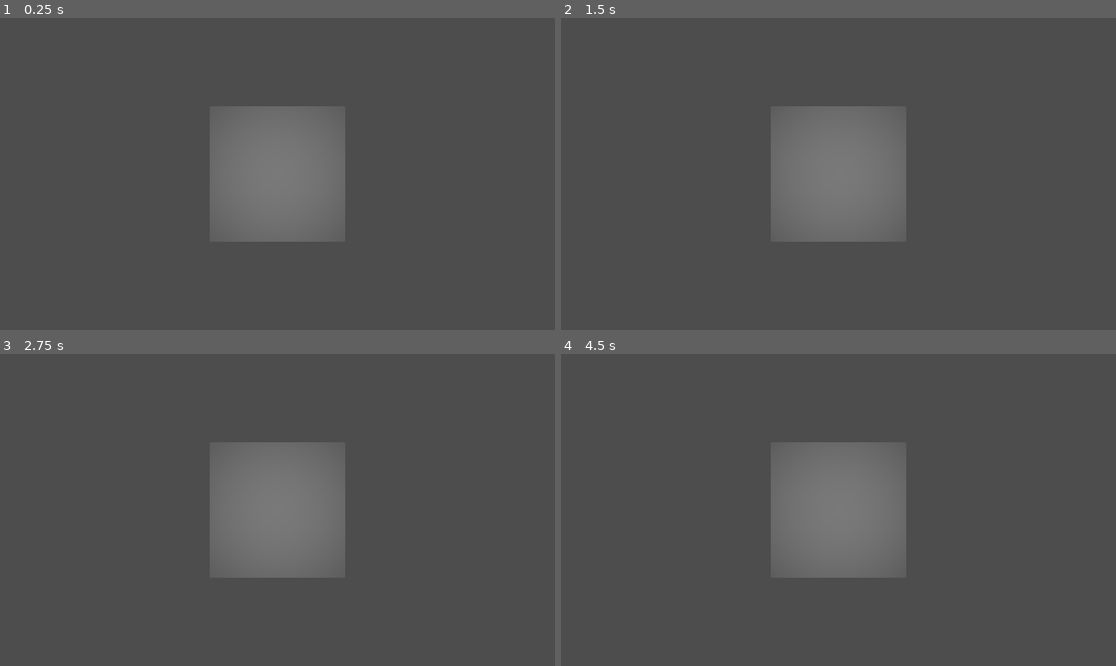
Above: before the commit, frames 1-4 (two rows, left to right).
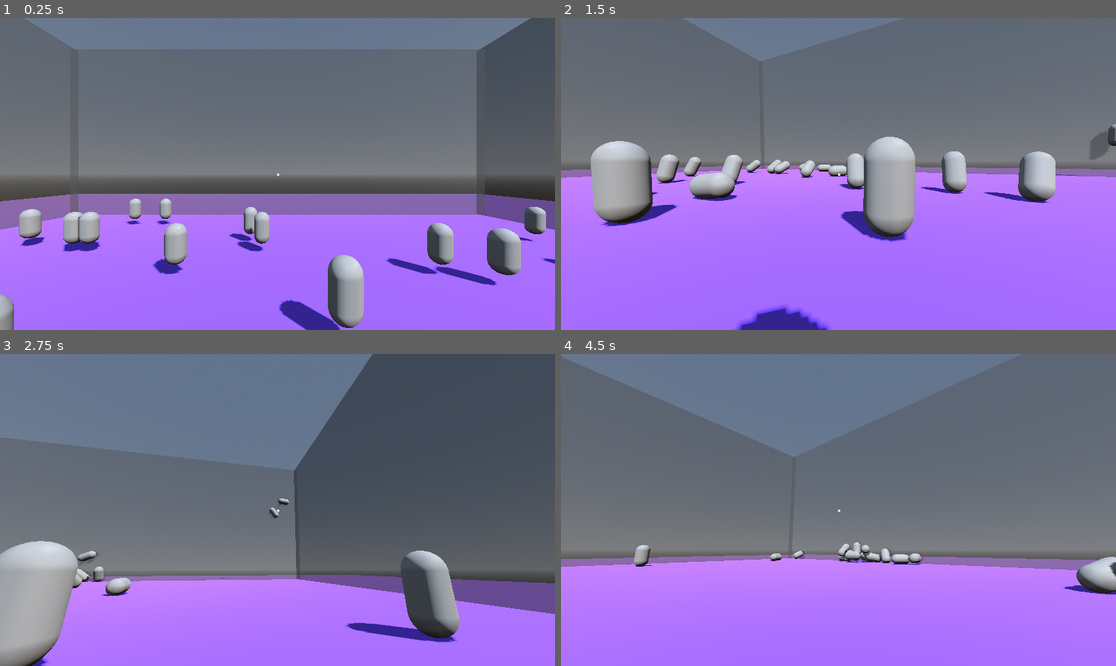
Above: after the commit, the same moments.

Repository: dchaffey/vsi-project
Game: Godot game, scene res://scenes/node_3d.tscn
Two runs of this game, one before a commit and one after it. Both use one fixed random seed, a clock stepped at 60 frames per second and the inputs below.
Inputs (mouse positions are in pixels of both pictures, inside the frame that each line leads up to):
- Up to frame 1 (0.25 s): no input
- Up to frame 2 (1.5 s): tap Enter at 0.5 s; move the mouse to (960, 158) at 0.52 s; hold D 0.53-1.28 s; tap Q at 0.6 s; tap Space at 0.77, 1.07 s; tap E at 0.8, 1.35 s; move the mouse to (727, 189) at 1.27 s; hold S from 1.28 s (still down)
- Up to frame 3 (2.75 s): tap Space at 1.52, 1.55, 1.82, 2.1 s; move the mouse to (333, 441) at 2.02 s; release S at 2.03 s; hold D from 2.03 s (still down); tap Q at 2.3 s
- Up to frame 4 (4.5 s): move the mouse to (810, 572) at 2.77 s; release D at 2.78 s; hold W 2.78-3.53 s; tap Q at 2.85, 4.35 s; tap Space at 3.02, 3.32, 3.77, 3.8, 4.07 s; tap E at 3.05, 3.6 s; move the mouse to (1005, 556) at 3.52 s; hold A from 3.53 s (still down); tap Escape at 4.15 s; move the mouse to (672, 463) at 4.27 s

The runs differ from the first frame. In frame 1, 83% of the frame differs, in the area x 0-100%, y 0-100%; in frame 2, 95%; in frame 3, 67%; in frame 4, 91%.

Commit message:
explosion and pulling

Diff:
--- a/project.godot
+++ b/project.godot
@@ -17,7 +17,10 @@
 
 [physics]
 
+2d/run_on_separate_thread=true
+3d/run_on_separate_thread=true
 3d/physics_engine="Jolt Physics"
+common/physics_interpolation=true
 
 [rendering]
 
--- a/scenes/node_3d.tscn
+++ b/scenes/node_3d.tscn
@@ -1,12 +1,6 @@
 [gd_scene format=3 uid="uid://du1k37m3ib5po"]
 
-[ext_resource type="Script" uid="uid://dhjae1ixhtutf" path="res://scripts/player.gd" id="1_tyffc"]
+[ext_resource type="Script" uid="uid://copus4xchdm6f" path="res://scripts/world.gd" id="1_tyffc"]
 
 [node name="Node3D" type="Node3D" unique_id=1606255221]
 script = ExtResource("1_tyffc")
-
-[node name="Camera3D" type="Camera3D" parent="." unique_id=143634411]
-transform = Transform3D(1, 0, 0, 0, 1, 0, 0, 0, 1, 0, 0, 2)
-
-[node name="SpotLight3D" type="SpotLight3D" parent="Camera3D" unique_id=1671743334]
-transform = Transform3D(1, 0, 0, 0, 1, 0, 0, 0, 1, 0, 0, 0.1153301)
--- a/scripts/player.gd
+++ /dev/null
@@ -1,21 +0,0 @@
-extends Node3D
-
-func _ready() -> void:
-	spawn_cube()
-
-func spawn_cube() -> void:
-	# 1. Create the MeshInstance3D node
-	var cube = MeshInstance3D.new()
-
-	# 2. Create and assign a BoxMesh resource
-	var mesh = BoxMesh.new()
-	mesh.size = Vector3(1, 1, 1)
-	cube.mesh = mesh
-
-	# 3. Position the cube
-	cube.position = Vector3(0, 0, 0)
-
-	# 4. Add it as a child of the current node
-	add_child(cube)
-
-	print("Cube spawned at: ", cube.position)
--- /dev/null
+++ b/scripts/player_controller.gd
@@ -0,0 +1,179 @@
+extends CharacterBody3D
+
+var speed: float = 8.0
+var mouse_sensitivity: float = 0.002
+var jump_velocity: float = 6.0
+
+var explosion_force: float = 60.0
+var explosion_radius: float = 20.0
+
+const GRAVITY = 19.6
+
+var camera: Camera3D
+var _pending_explosion := false
+var _suck_timer := 0.0
+var _active_suck_area: Area3D = null
+
+func _ready() -> void:
+	Input.mouse_mode = Input.MOUSE_MODE_CAPTURED
+	await get_tree().process_frame
+	camera = get_node_or_null("Camera3D")
+
+func _input(event: InputEvent) -> void:
+	if event is InputEventMouseMotion:
+		rotate_y(-event.relative.x * mouse_sensitivity)
+		if camera:
+			camera.rotate_x(-event.relative.y * mouse_sensitivity)
+			camera.rotation.x = clamp(camera.rotation.x, -deg_to_rad(80), deg_to_rad(80))
+
+	if event is InputEventKey and event.pressed and not event.echo and event.keycode == KEY_SPACE:
+		if is_on_floor():
+			velocity.y = jump_velocity
+
+	if event is InputEventKey and event.pressed and not event.echo and event.keycode == KEY_Q:
+		_pending_explosion = true
+
+	if event is InputEventKey and event.pressed and not event.echo and event.keycode == KEY_E:
+		_start_suck()
+
+	if event is InputEventKey and event.pressed and event.keycode == KEY_ESCAPE:
+		if Input.mouse_mode == Input.MOUSE_MODE_CAPTURED:
+			Input.mouse_mode = Input.MOUSE_MODE_VISIBLE
+		else:
+			Input.mouse_mode = Input.MOUSE_MODE_CAPTURED
+
+func _physics_process(delta: float) -> void:
+	if not is_on_floor():
+		velocity.y -= GRAVITY * delta
+
+	var input_dir = Vector2.ZERO
+	if Input.is_physical_key_pressed(KEY_W): input_dir.y -= 1
+	if Input.is_physical_key_pressed(KEY_S): input_dir.y += 1
+	if Input.is_physical_key_pressed(KEY_A): input_dir.x -= 1
+	if Input.is_physical_key_pressed(KEY_D): input_dir.x += 1
+
+	input_dir = input_dir.normalized()
+
+	if input_dir != Vector2.ZERO:
+		var move_dir = (global_transform.basis * Vector3(input_dir.x, 0, input_dir.y)).normalized()
+		velocity.x = move_dir.x * speed
+		velocity.z = move_dir.z * speed
+	else:
+		velocity.x = move_toward(velocity.x, 0, speed)
+		velocity.z = move_toward(velocity.z, 0, speed)
+
+	move_and_slide()
+
+	if _pending_explosion:
+		_pending_explosion = false
+		_explode_at_crosshair()
+
+	if _suck_timer > 0.0:
+		_suck_timer -= delta
+		_process_suck()
+		if _suck_timer <= 0.0:
+			_stop_suck()
+
+func _explode_at_crosshair() -> void:
+	var hit_point = _get_raycast_hit_point()
+	if hit_point == Vector3.INF:
+		return
+
+	var bodies = await _get_bodies_in_sphere(hit_point, explosion_radius)
+	for body in bodies:
+		if not body is RigidBody3D:
+			continue
+		var diff = body.global_position - hit_point
+		var dist = diff.length()
+		var falloff = 1.0 - clamp(dist / explosion_radius, 0.0, 1.0)
+		var dir = diff.normalized()
+		if dir.is_zero_approx():
+			dir = Vector3.UP
+		body.apply_central_impulse(dir * explosion_force * falloff)
+
+func _start_suck() -> void:
+	_stop_suck() # Clear any existing suck
+	_suck_timer = 3.0
+
+	_active_suck_area = Area3D.new()
+	_active_suck_area.collision_mask = 2 # Only detect enemies
+	var col = CollisionShape3D.new()
+	var sphere = SphereShape3D.new()
+	sphere.radius = explosion_radius
+	col.shape = sphere
+	_active_suck_area.add_child(col)
+	get_parent().add_child(_active_suck_area)
+
+	print("[DEBUG] Started 3s suck effect.")
+
+func _stop_suck() -> void:
+	if _active_suck_area:
+		_active_suck_area.queue_free()
+		_active_suck_area = null
+	_suck_timer = 0.0
+
+func _process_suck() -> void:
+	if not _active_suck_area:
+		return
+
+	var hit_point = _get_raycast_hit_point()
+	if hit_point == Vector3.INF:
+		# If raycast fails, keep area at last position or move far away?
+		# Let's keep it at the last valid position to be less jarring.
+		pass
+	else:
+		_active_suck_area.global_position = hit_point
+
+	# In continuous mode, we just query overlapping bodies.
+	# We don't need to await here because the area is persistent.
+	var bodies = _active_suck_area.get_overlapping_bodies()
+	var suck_point = _active_suck_area.global_position
+
+	for body in bodies:
+		if not body is RigidBody3D:
+			continue
+		var diff = body.global_position - suck_point
+		var dist = diff.length()
+		var falloff = 1.0 - clamp(dist / explosion_radius, 0.0, 1.0)
+		var dir = -diff.normalized() # Pull towards
+
+		if dir.is_zero_approx():
+			dir = Vector3.UP
+
+		# Since this runs every frame, we use a smaller force (divided by 60 approx)
+		# or just use a dedicated suck force variable.
+		# Let's scale by delta for consistent behavior.
+		body.apply_central_impulse(dir * explosion_force * falloff * 0.1)
+
+func _get_raycast_hit_point() -> Vector3:
+	if not camera:
+		return Vector3.INF
+	var space_state = get_world_3d().direct_space_state
+	var from = camera.global_position
+	var to = from + (-camera.global_transform.basis.z) * 200.0
+	var ray_query = PhysicsRayQueryParameters3D.create(from, to)
+	ray_query.collision_mask = 1 # Only hit the ground
+	ray_query.exclude = [get_rid()]
+	var ray_result = space_state.intersect_ray(ray_query)
+	if not ray_result:
+		return Vector3.INF
+	return ray_result.position
+
+func _get_bodies_in_sphere(center: Vector3, radius: float) -> Array[Node3D]:
+	var area = Area3D.new()
+	area.collision_mask = 2 # Only detect enemies
+	var col = CollisionShape3D.new()
+	var sphere = SphereShape3D.new()
+	sphere.radius = radius
+	col.shape = sphere
+	area.add_child(col)
+
+	get_parent().add_child(area)
+	area.global_position = center
+
+	await get_tree().physics_frame
+	await get_tree().physics_frame
+
+	var bodies = area.get_overlapping_bodies()
+	area.queue_free()
+	return bodies
--- /dev/null
+++ b/scripts/world.gd
@@ -0,0 +1,184 @@
+extends Node3D
+
+func _ready() -> void:
+	# Boost global gravity programmatically (optional but effective)
+	ProjectSettings.set_setting("physics/3d/default_gravity", 19.6)
+
+	spawn_environment()
+	spawn_sunlight()
+	spawn_platform()
+	spawn_walls()
+	spawn_enemies()
+	spawn_player()
+	spawn_crosshair()
+
+
+func spawn_environment() -> void:
+	var world_env = WorldEnvironment.new()
+	var env = Environment.new()
+
+	# Add a sky
+	var sky = Sky.new()
+	sky.sky_material = ProceduralSkyMaterial.new()
+	env.sky = sky
+	env.background_mode = Environment.BG_SKY
+
+	world_env.environment = env
+	add_child(world_env)
+	print("Environment spawned.")
+
+func spawn_sunlight() -> void:
+	var sun = DirectionalLight3D.new()
+	sun.rotation_degrees = Vector3(-45, 45, 0)
+	sun.shadow_enabled = true
+	add_child(sun)
+	print("Sun light spawned.")
+
+func spawn_platform() -> void:
+	var platform_size = Vector3(100, 1, 100)
+	var static_body = StaticBody3D.new()
+	static_body.position = Vector3(0, -0.5, 0)
+	static_body.collision_layer = 1 # Layer 1: Ground
+
+	# Mesh
+	var mesh_instance = MeshInstance3D.new()
+	var box_mesh = BoxMesh.new()
+	box_mesh.size = platform_size
+	mesh_instance.mesh = box_mesh
+	var platform_material = StandardMaterial3D.new()
+	platform_material.albedo_color = Color(0.5, 0.3, 1.0)
+	mesh_instance.material_override = platform_material
+	static_body.add_child(mesh_instance)
+
+	# Collision
+	var collision_shape = CollisionShape3D.new()
+	var shape = BoxShape3D.new()
+	shape.size = platform_size
+	collision_shape.shape = shape
+	static_body.add_child(collision_shape)
+
+	add_child(static_body)
+	print("Platform spawned.")
+
+func spawn_player() -> void:
+	var player = CharacterBody3D.new()
+	player.position = Vector3(0, 5, 0)
+	player.name = "Player"
+	player.collision_layer = 4 # Layer 3 (bit 2^2=4)
+	player.collision_mask = 1 | 2 # Detect Ground and Enemies
+
+	# Mesh
+	var mesh_instance = MeshInstance3D.new()
+	var capsule_mesh = CapsuleMesh.new()
+	mesh_instance.mesh = capsule_mesh
+	player.add_child(mesh_instance)
+
+	# Collision
+	var collision_shape = CollisionShape3D.new()
+	var shape = CapsuleShape3D.new()
+	collision_shape.shape = shape
+	player.add_child(collision_shape)
+
+	# Script
+	player.set_script(load("res://scripts/player_controller.gd"))
+
+	add_child(player)
+
+	# Camera (First-person perspective for the crosshair)
+	var camera = Camera3D.new()
+	camera.name = "Camera3D"
+	camera.position = Vector3(0, 0.5, 0) # Near eye level
+	player.add_child(camera)
+	camera.make_current()
+
+	print("Player spawned with first-person camera.")
+
+func spawn_crosshair() -> void:
+	var canvas = CanvasLayer.new()
+	var crosshair = ColorRect.new()
+
+	# Small 4x4 dot in the center
+	crosshair.size = Vector2(4, 4)
+	crosshair.color = Color.WHITE
+
+	# Use standard layout properties to center it
+	crosshair.set_anchors_preset(Control.PRESET_CENTER)
+	crosshair.grow_horizontal = Control.GROW_DIRECTION_BOTH
+	crosshair.grow_vertical = Control.GROW_DIRECTION_BOTH
+
+	canvas.add_child(crosshair)
+	add_child(canvas)
+	print("Crosshair spawned.")
+
+
+func spawn_enemies() -> void:
+	var rng = RandomNumberGenerator.new()
+	for i in range(30):
+		var enemy = RigidBody3D.new()
+		var x = rng.randi_range(-20, 20)
+		var y = rng.randi_range(-20, 20)
+		enemy.position = Vector3(x, 2, y)
+		enemy.mass = 1.0
+		enemy.name = "Enemy_" + str(i)
+		enemy.collision_layer = 2 # Layer 2
+		enemy.collision_mask = 1 | 2 | 4 # Ground, Enemies, Player
+
+		# Mesh
+		var mesh_instance = MeshInstance3D.new()
+		var capsule_mesh = CapsuleMesh.new()
+		mesh_instance.mesh = capsule_mesh
+		enemy.add_child(mesh_instance)
+
+		# Collision
+		var collision_shape = CollisionShape3D.new()
+		var shape = CapsuleShape3D.new()
+		collision_shape.shape = shape
+		enemy.add_child(collision_shape)
+
+		add_child(enemy)
+
+func spawn_walls() -> void:
+	var platform_size = 50.0
+	var wall_height = 20.0
+	var wall_thickness = 1.0
+	var half_size = platform_size / 2.0
+
+	var wall_material = StandardMaterial3D.new()
+	wall_material.albedo_color = Color(0.3, 0.3, 0.3) # Dark grey
+	wall_material.transparency = BaseMaterial3D.TRANSPARENCY_ALPHA
+	wall_material.albedo_color.a = 0.5 # Semi-transparent
+
+	# Wall data: [position, size]
+	var walls = [
+		[Vector3(0, wall_height/2, -half_size), Vector3(platform_size, wall_height, wall_thickness)], # North
+		[Vector3(0, wall_height/2, half_size), Vector3(platform_size, wall_height, wall_thickness)], # South
+		[Vector3(-half_size, wall_height/2, 0), Vector3(wall_thickness, wall_height, platform_size)], # West
+		[Vector3(half_size, wall_height/2, 0), Vector3(wall_thickness, wall_height, platform_size)]  # East
+	]
+
+	for wall_data in walls:
+		var pos = wall_data[0]
+		var size = wall_data[1]
+
+		var static_body = StaticBody3D.new()
+		static_body.position = pos
+		static_body.collision_layer = 1 # Ground layer
+
+		# Mesh
+		var mesh_instance = MeshInstance3D.new()
+		var box_mesh = BoxMesh.new()
+		box_mesh.size = size
+		mesh_instance.mesh = box_mesh
+		mesh_instance.material_override = wall_material
+		static_body.add_child(mesh_instance)
+
+		# Collision
+		var collision_shape = CollisionShape3D.new()
+		var shape = BoxShape3D.new()
+		shape.size = size
+		collision_shape.shape = shape
+		static_body.add_child(collision_shape)
+
+		add_child(static_body)
+
+	print("Walls spawned around the platform.")
Not shown, removed: scripts/player.gd.uid
Not shown, added: scripts/player_controller.gd.uid
Not shown, added: scripts/world.gd.uid
